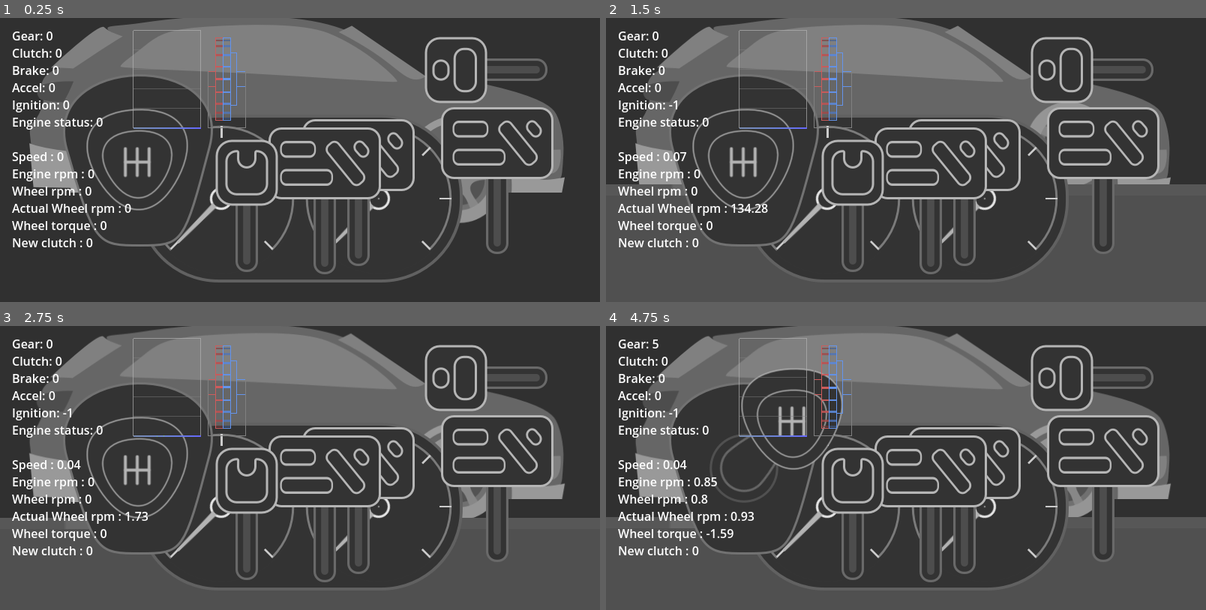
Above: before the commit, frames 1-4 (two rows, left to right).
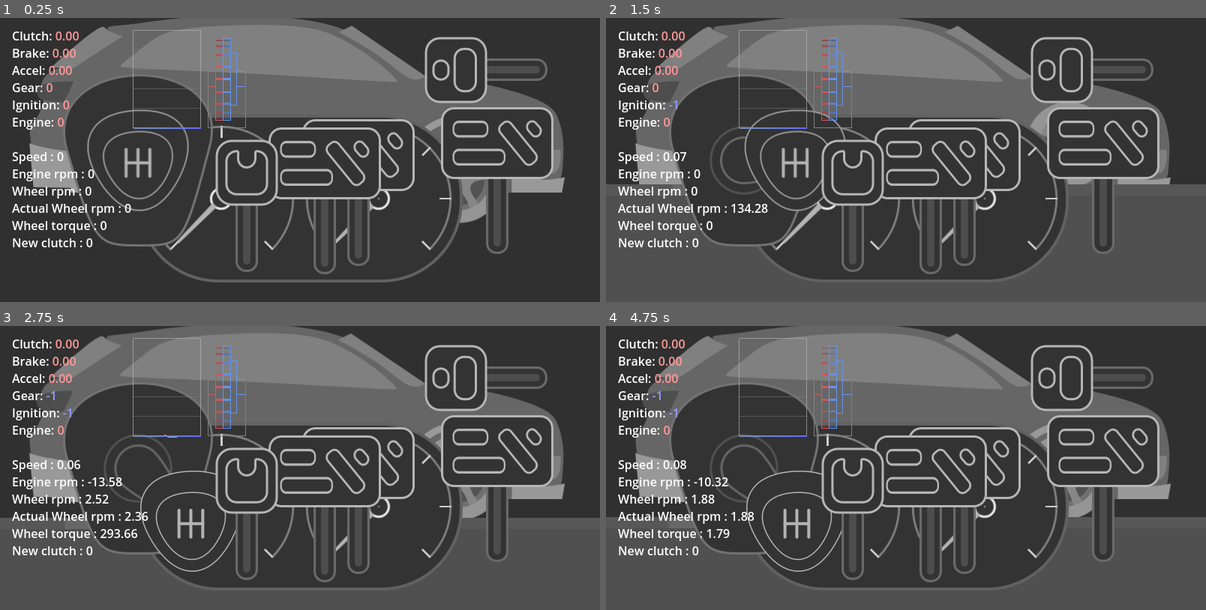
Above: after the commit, the same moments.

Repository: devendrn/broken-wheels
Game: Godot game, scene res://playground.tscn
The game is run twice, just before and just after one commit, with the same random seed, the same clock (stepped at 60 frames per second) and the same inputs.
Inputs (mouse positions are in pixels of both pictures, inside the frame that each line leads up to):
- Up to frame 1 (0.25 s): no input
- Up to frame 2 (1.5 s): tap Enter at 0.5 s; move the mouse to (1038, 145) at 0.52 s; click (1038, 145) at 0.67 s; tap Space at 1.25 s; drag from (786, 174) to (876, 216) at 1.27 s
- Up to frame 3 (2.75 s): move the mouse to (360, 405) at 2.02 s; click (360, 405) at 2.17 s
- Up to frame 4 (4.75 s): drag from (876, 524) to (726, 425) at 2.77 s; move the mouse to (1086, 510) at 3.52 s; click (1086, 510) at 3.67 s; drag from (726, 425) to (816, 397) at 4.27 s

The runs differ from the first frame. In frame 1, 1.7% of the frame differs, in the area x 2-32%, y 4-69%; in frame 2, 2.7%; in frame 3, 3.1%; in frame 4, 4.4%, in the area x 2-79%, y 4-87%.

Commit message:
Improved ui behaviour

Diff:
--- a/scenes/ui/hand_brake.gd
+++ b/scenes/ui/hand_brake.gd
@@ -1,23 +1,28 @@
 extends Control
 
 var pos = 0
+var index = -1
 
-@onready var origin = $Button.global_position.y
-@onready var height = $Line.size.y - 10
+@onready var btn = $Button
+@onready var origin = btn.global_position.y
+@onready var btn_height = btn.texture_normal.get_size().y
+@onready var height = $Line.size.y
 
 func _input(event):
-	if event is InputEventScreenDrag:
-		var x_dist = event.position.x-$Button.global_position.x - 70
-		if $Button.is_pressed() and abs(x_dist)<110:
-			if event is InputEventScreenDrag:
-				if event.position.y < origin + height/2:
-					pos = 0
-				else:
-					pos = 1
+	if btn.is_pressed():
+		if event is InputEventScreenTouch and index < 0:
+			index = event.get_index()
+		if event is InputEventScreenDrag and event.get_index() == index:
+			if event.position.y < origin + height*0.5:
+				pos = 0
+			else:
+				pos = 1
+	else:
+		index = -1
 
 func _process(delta):
 	# overriding brake for hand brake - not an ideal way
 	if pos == 1:
 		GlobalVars.brake = 1
-	var new_pos_diff = (origin + (height-85)*pos) - $Button.global_position.y
-	$Button.global_position.y += new_pos_diff*delta*16
+	var new_pos_diff = (origin + (height-btn_height)*pos) - btn.global_position.y
+	btn.global_position.y += new_pos_diff*delta*16
--- a/scenes/ui/shifter.gd
+++ b/scenes/ui/shifter.gd
@@ -6,43 +6,49 @@
 #  2  4 -1
 const pos = [[1,3,5],[0,0,0],[2,4,-1]]
 
-# todo - replace with some other direct logic to find relative position
-@onready var cover_center = $Cover.global_position + $Cover.pivot_offset
-@onready var cover_size = $Cover.size
-@onready var knob_size = Vector2(143,143)
+var index = -1
+var gear_pos = Vector2(0,0)
 
-#var shifter_pos = Vector2()
+@onready var knob = $Knob
+@onready var lever = $Lever
+@onready var cover_center = global_position
+@onready var knob_size = knob.texture_normal.get_size()
 @onready var shifter_pos = cover_center - knob_size*0.5
 
 func _input(event):
-	if event is InputEventScreenDrag:
-		if $Knob.is_pressed():
+	if knob.is_pressed():
+		if event is InputEventScreenTouch and index < 0:
+			index = event.get_index()
+		if event is InputEventScreenDrag and event.get_index() == index:
 			# find relative position from center of shifter
-			var rel_pos = (event.position-cover_center)*Vector2(2,-2)/cover_size
+			var rel_pos = (event.position-cover_center)/knob_size.y
 
-			# find current gear index
-			var gear_pos = Vector2(0,0)
-			if rel_pos.y > 0.2: gear_pos.y = 1
-			else:
-				if rel_pos.y > -0.2: gear_pos.y = 0
-				else: gear_pos.y = -1
+			# update gear pos
+			if rel_pos.y > 0.5 : gear_pos.y = 1;
+			if rel_pos.y < 0.2 and rel_pos.y > -0.2: gear_pos.y = 0
+			if rel_pos.y < -0.5 : gear_pos.y = -1
+			if rel_pos.x > 0.5 : gear_pos.x = 1;
+			if rel_pos.x < 0.2 and rel_pos.x > -0.2: gear_pos.x = 0
+			if rel_pos.x < -0.5 : gear_pos.x = -1
 
-			if rel_pos.x > 0.2: gear_pos.x = 1
-			else:
-				if rel_pos.x > -0.2: gear_pos.x = 0
-				else: gear_pos.x = -1
+#			var dist = abs(rel_pos)
+#			if dist.y > 0.5: gear_pos.y = -sign(rel_pos.y)
+#			if dist.y < 0.2: gear_pos.y = 0
+#			if dist.x > 0.5: gear_pos.x = sign(rel_pos.x)
+#			if dist.x < 0.2: gear_pos.x = 0
 
 			# set knob postion
-#			$Knob.global_position = gear_pos*Vector2(50,-50) + cover_center - knob_size*0.5
-			shifter_pos = gear_pos*Vector2(65,-65) + cover_center - knob_size*0.5
+			shifter_pos = 0.5*gear_pos*knob_size + cover_center - knob_size*0.5
 
 			# lever rotation
-			$Lever.show()
-			$Lever.rotation = -0.5*PI-gear_pos.angle()
-			if gear_pos == Vector2(0,0): $Lever.hide()
+			lever.show()
+			lever.rotation = gear_pos.angle() - 0.5*PI
+			if gear_pos == Vector2(0,0): lever.hide()
 
-			GlobalVars.gear = pos[1-gear_pos.y][1+gear_pos.x]
+			GlobalVars.gear = pos[1+gear_pos.y][1+gear_pos.x]
+	else:
+		index = -1
 
-# smooth transition for the knob
 func _process(delta):
-	$Knob.global_position -= ($Knob.global_position - shifter_pos)*delta*30
+	# smooth transition for the knob
+	knob.global_position -= (knob.global_position - shifter_pos)*delta*30
--- a/scenes/ui/shifter.tscn
+++ b/scenes/ui/shifter.tscn
@@ -33,6 +33,6 @@
 texture = ExtResource("4")
 
 [node name="Knob" type="TouchScreenButton" parent="."]
-position = Vector2(-71.5, -71.5)
+position = Vector2(-70.5, -70.5)
 texture_normal = ExtResource("1")
 shape = SubResource("1")
--- a/scenes/ui/slider.gd
+++ b/scenes/ui/slider.gd
@@ -1,38 +1,45 @@
 extends Control
+
+const inertia_trigger = 15
 
 var spring = true
 var value = 0
 
-var touch_pos = 0
-var diff = 0
+# keep track of touch index (-1 means index not set)
+var index = -1
+var vel = 0
 
-@onready var max_offset = $Line.size.y - $Button.shape.size.y - 12
-@onready var btn_width = $Button.shape.size.x
+@onready var btn = $Button
+@onready var max_offset = $Line.size.y - btn.texture_normal.get_size().y
 
 func _input(event):
-	var btn = $Button
 	if btn.is_pressed():
-		if event is InputEventScreenTouch:
-			touch_pos = event.position.y
-		if event is InputEventScreenDrag:
-			var x_dist = event.position.x - btn.global_position.x - btn_width*0.5 - 10
-			if abs(x_dist)<btn_width*0.7:
-				var dist = (event.position.y - touch_pos)
-				diff = 0.7*diff + 0.3*dist
-				btn.position.y =  clamp(btn.position.y + diff,0,max_offset)
-				touch_pos = event.position.y
+		vel *= 0.5
+		if event is InputEventScreenTouch and index < 0:
+			index = event.get_index()
+		if event is InputEventScreenDrag and event.get_index() == index:
+			btn.position.y = clamp(btn.position.y + event.relative.y,0,max_offset)
+			vel += event.relative.y
+	else:
+		index = -1
 
 func _process(delta):
-	var btn = $Button
 	if !btn.is_pressed():
-		# inertia for sliders - very jerky
-		btn.position.y = clamp(btn.position.y+80*diff*delta,0.0,max_offset)
-		diff = sign(diff)*max(abs(diff)-80*delta,0)
+		# inertia
+		if vel < -inertia_trigger:
+			btn.position.y -= delta*(30 + 16*btn.position.y)
+			if btn.position.y <= 0:
+				vel = 0
+		if vel > inertia_trigger:
+			btn.position.y += delta*(30 + 16*(max_offset-btn.position.y))
+			if btn.position.y >= max_offset:
+				vel = 0
 
 		# bring pedals back to original position
-		if spring:
+		if spring and abs(vel)<inertia_trigger:
 			if btn.position.y > 0:
 				btn.position.y -= delta*(30 + 6*btn.position.y)
 			else:
 				btn.position.y = 0
+
 	value = btn.position.y/max_offset
--- a/scenes/ui/start_slider.gd
+++ b/scenes/ui/start_slider.gd
@@ -1,27 +1,32 @@
 extends Control
 
-# [off,idle,ignition]
+# [off:-1,idle:0,ignition:1]
 var pos = 0
+var index = -1
 
-@onready var origin = $Button.global_position.x
-@onready var width = $Line.size.x - 10
+@onready var btn = $Button
+@onready var btn_width = btn.texture_normal.get_size().x
+@onready var origin = btn.global_position.x
+@onready var width = $Line.size.x
 
 func _input(event):
-	if $Button.is_pressed():
-		if event is InputEventScreenDrag:
-			var x_dist = event.position.y-$Button.global_position.y - 70
-			if abs(x_dist)<110:
-				if event.position.x < origin + width/3:
-					pos = 0
+	if btn.is_pressed():
+		if event is InputEventScreenTouch and index < 0:
+			index = event.get_index()
+		if event is InputEventScreenDrag and event.get_index() == index:
+			if event.position.x < origin + width*0.33:
+				pos = 0
+			else:
+				if event.position.x < origin + width*0.66:
+					pos = 1
 				else:
-					if event.position.x < origin + width*2/3:
-						pos = 1
-					else:
-						pos = 2
+					pos = 2
 	else:
+		index = -1
 		pos = min(pos,1)
+
 	GlobalVars.ignition = pos - 1
 
 func _process(delta):
-	var new_pos_diff = (origin + (width-60)*0.4*pos) - $Button.global_position.x
-	$Button.global_position.x += new_pos_diff*delta*16
+	var new_pos_diff = origin + 0.5*(width-btn_width)*pos - btn.global_position.x
+	btn.global_position.x += new_pos_diff*delta*16
--- a/scenes/ui/ui.gd
+++ b/scenes/ui/ui.gd
@@ -2,6 +2,16 @@
 
 var rpm = 0
 var speed = 0
+
+func format_debug_text(text:String,value,round:bool=true):
+	var col = "#f99"
+	if value > 0: col = "#9f9"
+	else: if value < 0: col = "#99f"
+
+	if round:
+		value = str(value).pad_decimals(2)
+
+	return "% [color=%]%[/color]\n".format([text,col,value], "%")
 
 func _ready():
 	$ClutchPedal.spring = false
@@ -26,17 +36,17 @@
 	$Gauge/RPM.set_rotation(-2.36 + 4.7*rpm/6000)
 	$Gauge/Speed.set_rotation(-2.36 + 4.7*speed/200)
 
-	# debug state
-	# round to 3 decimals
+	# display values to debug label
 	var debug_text = ""
-	var rounded_values = [GlobalVars.gear,GlobalVars.clutch,GlobalVars.brake,GlobalVars.accel,GlobalVars.ignition,int(GlobalVars.engine_on)]
-	for i in range(rounded_values.size()):
-		rounded_values[i] = round(rounded_values[i]*100)/100
+	debug_text += format_debug_text("Clutch:",GlobalVars.clutch)
+	debug_text += format_debug_text("Brake:",GlobalVars.brake)
+	debug_text += format_debug_text("Accel:",GlobalVars.accel)
+	debug_text += format_debug_text("Gear:",GlobalVars.gear,false)
+	debug_text += format_debug_text("Ignition:",GlobalVars.ignition,false)
+	debug_text += format_debug_text("Engine:",int(GlobalVars.engine_on),false)
 
-	debug_text = "Gear: %\nClutch: %\nBrake: %\nAccel: %\nIgnition: %\nEngine status: %\n\n".format(rounded_values, "%")
+	var states = GlobalVars.state
+	for i in states:
+		debug_text += "\n" + i + " : " + str(round(states[i]*100)*0.01)
 
-	var debug = GlobalVars.state
-	for i in debug:
-		debug_text = debug_text + i + " : " +  "%\n"
-		debug_text = debug_text.format([round(debug[i]*100)/100],"%")
-	$DebugText.text = debug_text
+	$DebugText.set_text(debug_text)
--- a/scenes/ui/ui.tscn
+++ b/scenes/ui/ui.tscn
@@ -132,5 +132,6 @@
 offset_top = 12.0
 offset_right = 284.0
 offset_bottom = 360.0
+bbcode_enabled = true
 text = "Debug Text Enabled"
 scroll_active = false
Binary file changed: docs/screenshot1.jpg
